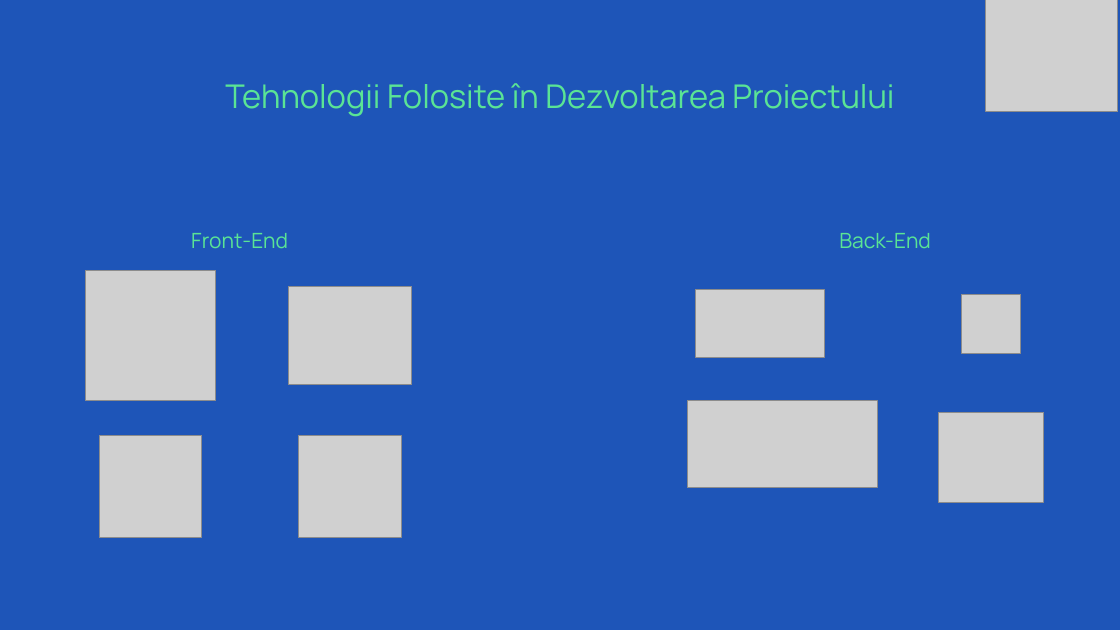
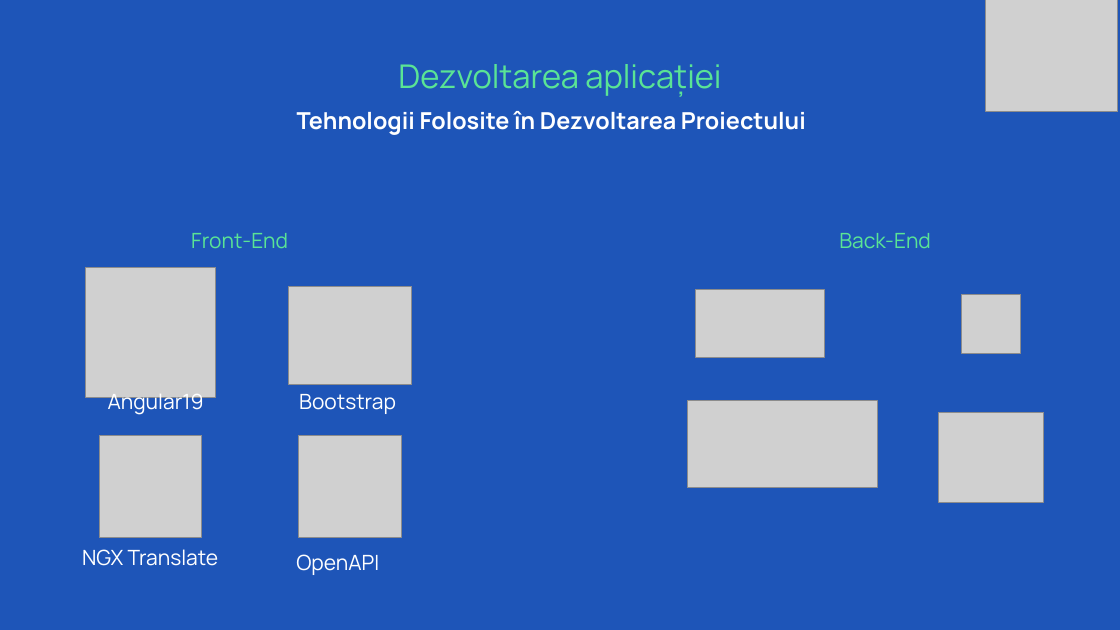
Before and after one commit to robertnitu02/proiect-diploma, a slide deck: slide 11 of word/prezentare.pptx (slide 3 before the commit). Drawn at 1120x630 pixels with LibreOffice and Linux fonts; fonts in the diff are those of the drawing; grey boxes stand for pictures; background and template pictures are left out. Boxes give left, top, right and bottom in pixels: in the first picture for what was removed or moved away, otherwise in the second. Text is boxed around its words. In the diff, an @@ line names an element or a change of style, - is before the commit and + after.

Commit message:
Wip pptx. Added diagrama photo

```diff
--- a/word/prezentare.pptx
+++ b/word/prezentare.pptx
@@ title at [398,64,721,97]: text changed @@
-Tehnologii Folosite în Dezvoltarea Proiectului
+Dezvoltarea aplicației
@@ text added at [297,111,806,135], 20 pt, text #FFFFFF, bold @@
+Tehnologii Folosite în Dezvoltarea Proiectului
@@ picture: place and size @@
-picture at [86,271,216,401]
+picture at [86,267,216,397]
@@ text added at [108,389,204,416], 18 pt, text #FFFFFF @@
+Angular19
@@ text added at [299,394,396,414], 18 pt, text #FFFFFF @@
+Bootstrap
@@ text added at [82,549,219,566], 18 pt, text #FFFFFF @@
+NGX Translate
@@ text added at [296,554,379,575], 18 pt, text #FFFFFF @@
+OpenAPI
```
Also in this commit, not shown: 12 other slides changed, 12 slides added, 1 slide removed, 1 other file.
